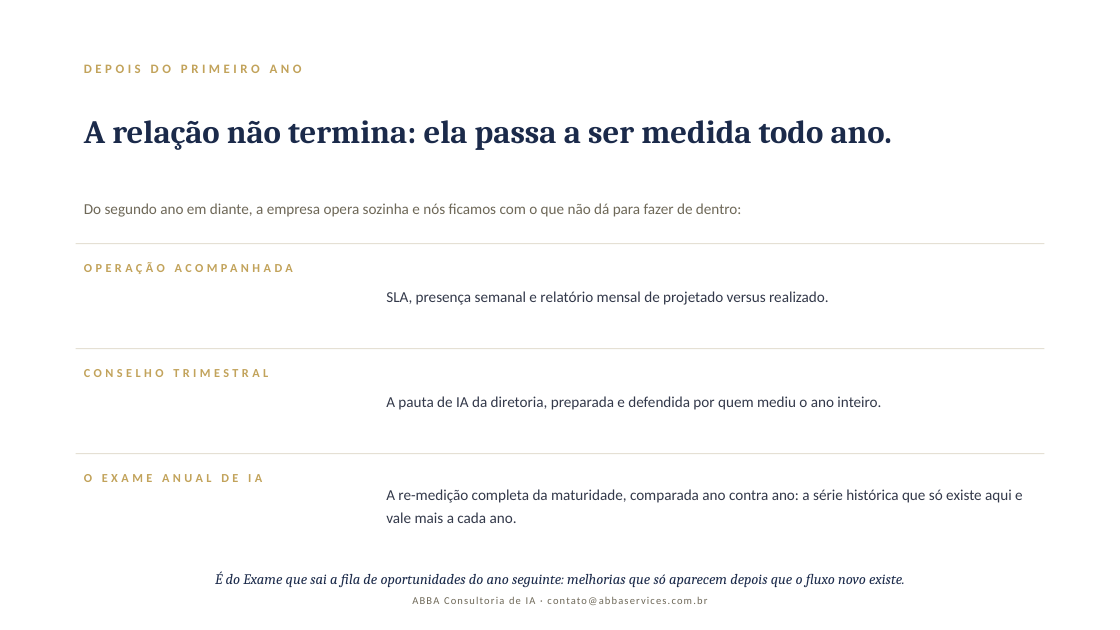
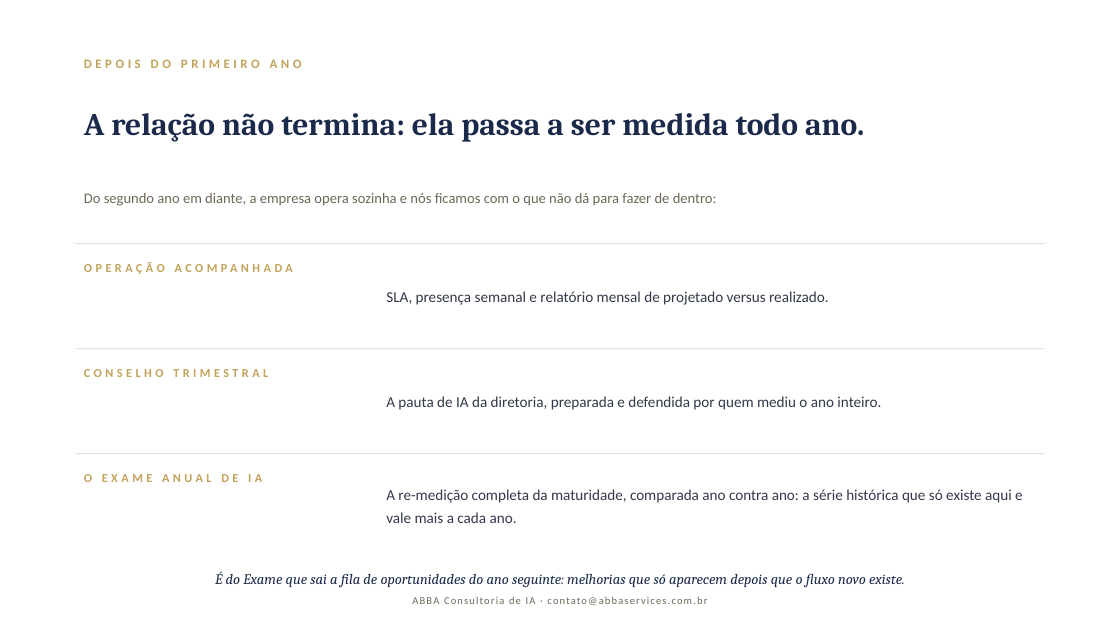
Before and after one commit to DanielMoraesCoca/abba-ops, a slide deck: slide 13 of 08-materiais/modelos/abba-deck-institucional.pptx (slide 10 before the commit). Drawn at 1120x630 pixels with LibreOffice and Linux fonts; fonts in the diff are those of the drawing. Boxes give left, top, right and bottom in pixels: in the first picture for what was removed or moved away, otherwise in the second. Text is boxed around its words. In the diff, an @@ line names an element or a change of style, - is before the commit and + after.

```diff
--- a/08-materiais/modelos/abba-deck-institucional.pptx
+++ b/08-materiais/modelos/abba-deck-institucional.pptx
@@ text "DEPOIS DO PRIMEIRO ANO": place and size @@
-text "DEPOIS DO PRIMEIRO ANO" at box(84, 64, 302, 73)
+text "DEPOIS DO PRIMEIRO ANO" at box(84, 59, 302, 68)
@@ text "A relação não termina: ela ..." at box(84, 113, 864, 142): size 28 to 27 pt; line spacing 34pt to 33pt @@
@@ text "Do segundo ano em diante, ...": place and size @@
-text "Do segundo ano em diante, ..." at box(84, 203, 741, 217)
+text "Do segundo ano em diante, ..." at box(84, 193, 717, 206)
@@ text "Do segundo ano em diante, ..." at box(84, 193, 717, 206): size 13 to 12.5 pt; line spacing 20pt to 18.5pt @@
```
Also in this commit, not shown: 4 other slides changed, 9 slides added, 6 slides removed, 14 other files.
